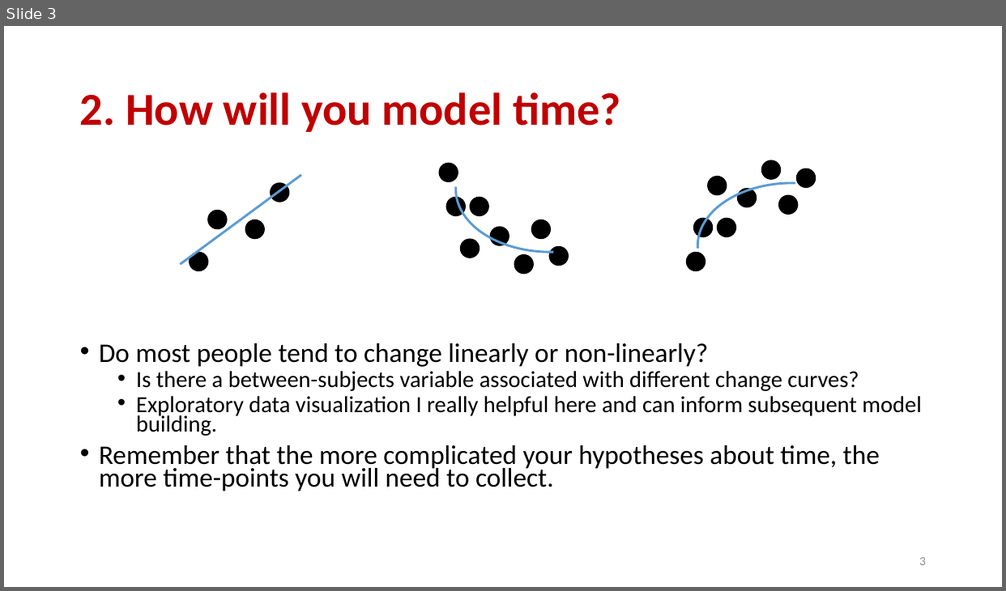
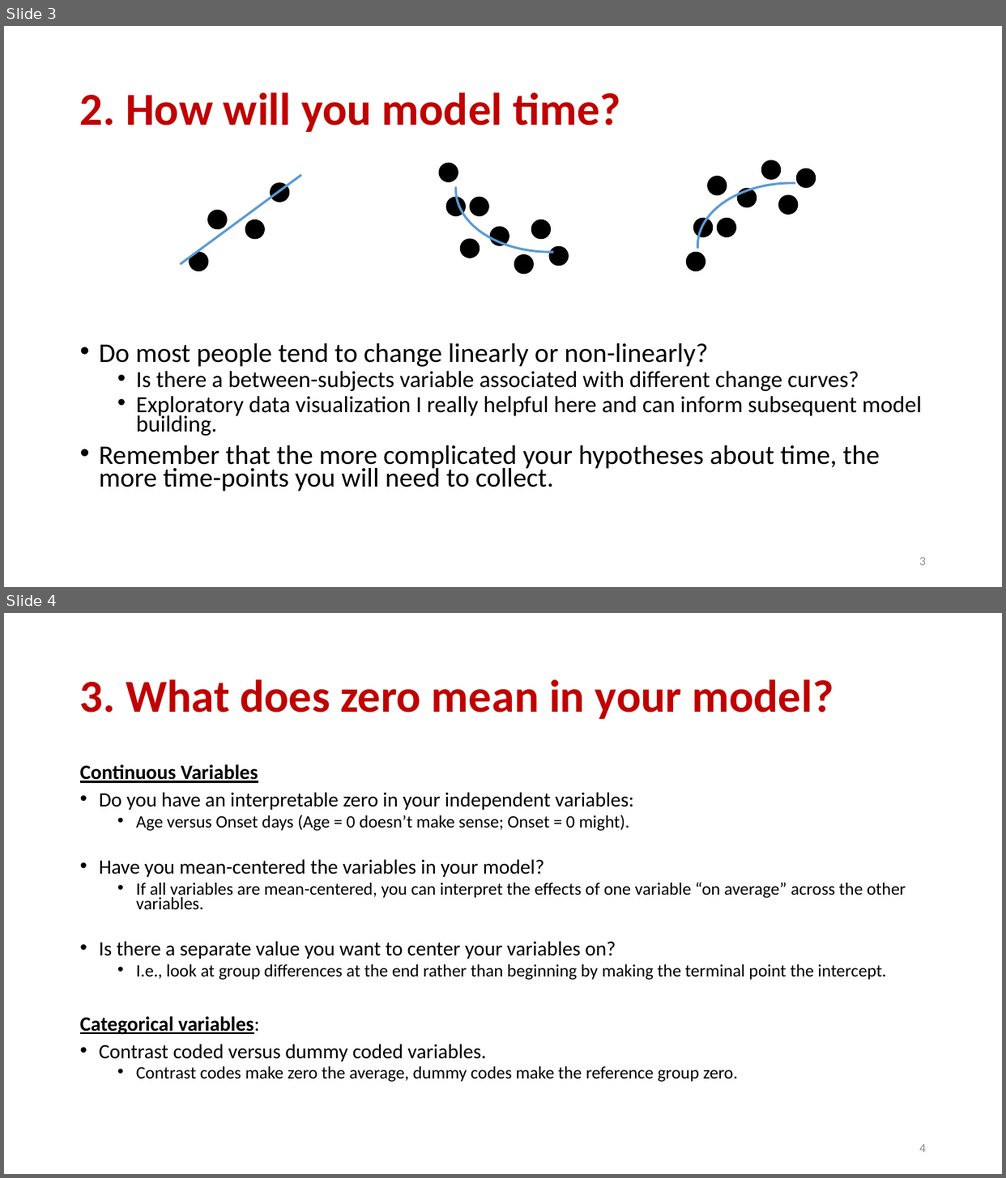
Before and after one commit to keithlohse/LMER_Clinical_Science, a slide deck: lohse ACRM 2017 tips.pptx. Shown one above the other, each under a label of ours: slide 3 before the commit, slides 3 and 4 after it. The pictures are 1006x591 and 1006x1178 pixels, drawn with LibreOffice and Linux fonts; fonts in the diff are those of the drawing. Boxes give left, top, right and bottom in pixels: in the first picture for what was removed or moved away, otherwise in the second. Text is boxed around its words. In the diff, an @@ line names an element or a change of style, - is before the commit and + after.

```diff
--- a/lohse ACRM 2017 tips.pptx
+++ b/lohse ACRM 2017 tips.pptx
@@ slide 4 added at (4,613,1002,1174), background #FFFFFF @@
@@ title added at (80,679,833,719), 44 pt, text #C00000, bold @@
+3. What does zero mean in your model?
@@ text added at (80,764,906,1082), 16.8 pt, text #000000 @@
+Continuous Variables
+• Do you have an interpretable zero in your independent variables:
+  • Age versus Onset days (Age = 0 doesn’t make sense; Onset = 0 might).
+• Have you mean-centered the variables in your model?
+  • If all variables are mean-centered, you can interpret the effects of one variable “on average” across the other variables.
+• Is there a separate value you want to center your variables on?
+  • I.e., look at group differences at the end rather than beginning by making the terminal point the intercept.
+Categorical variables:
+• Contrast coded versus dummy coded variables.
+  • Contrast codes make zero the average, dummy codes make the reference group zero.
@@ page number added at (919,1144,926,1152), 12 pt, text #8C8C8C @@
+4
```
Also in this commit, not shown: 7 slides changed, 3 other slides added, 1 other file.
